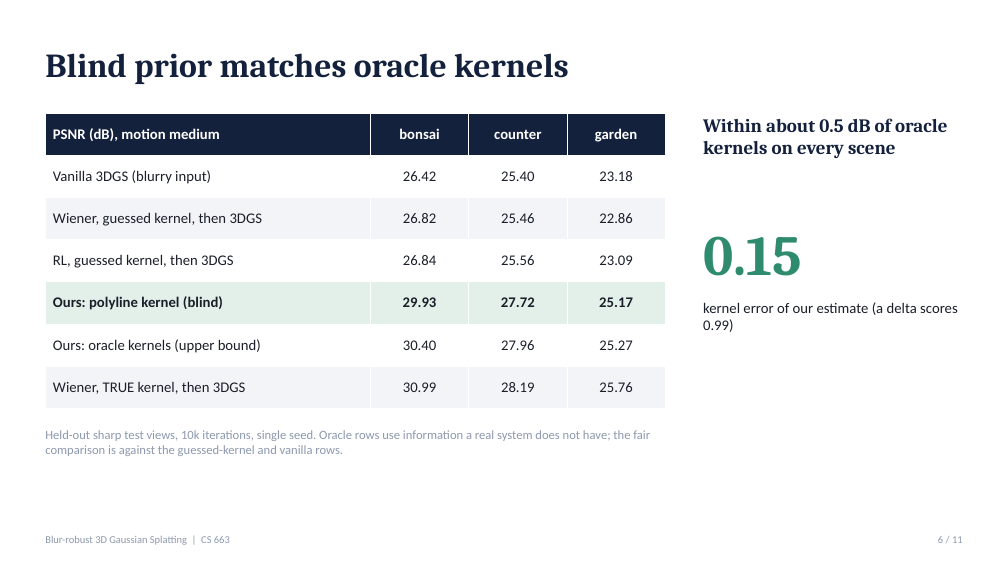
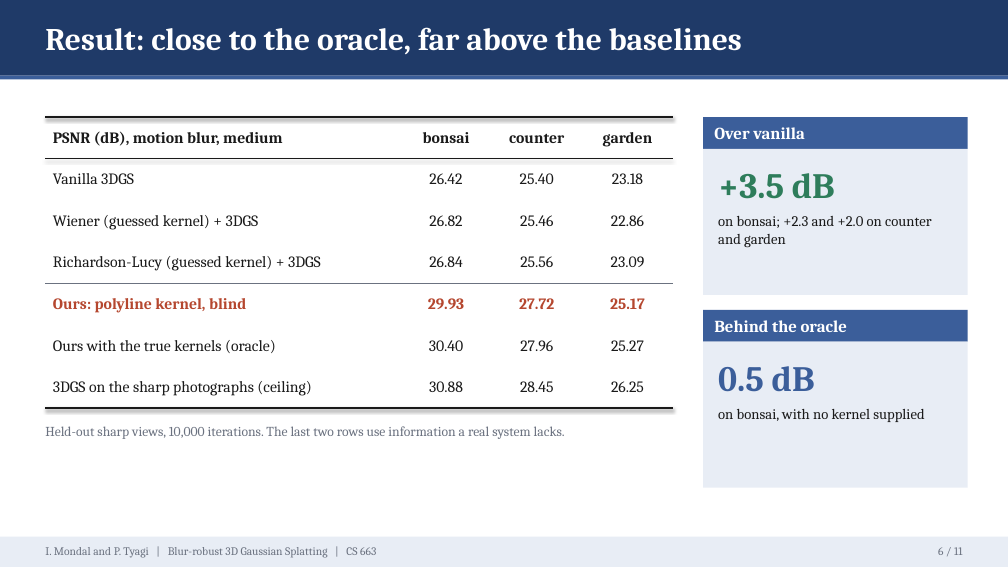
Before and after one commit to IshaanM05/blur-robust-3dgs, a slide deck: slide 6 of docs/slides.pptx. Drawn at 1008x567 pixels with LibreOffice and Linux fonts; fonts in the diff are those of the drawing. Boxes give left, top, right and bottom in pixels: in the first picture for what was removed or moved away, otherwise in the second. Text is boxed around its words. In the diff, an @@ line names an element or a change of style, - is before the commit and + after.

Commit message:
Beamer-style slide deck with typeset equations and pipeline diagram; add teammate name and roll number

```diff
--- a/docs/slides.pptx
+++ b/docs/slides.pptx
@@ rectangle added at [0,0,1008,76], fill #1F3A68 @@
@@ text at [45,27,742,54]: text changed; size 18 to 30 pt; text colour #14213D to #FFFFFF @@
-Within about 0.5 dB of oracle kernels on every scene
+Result: close to the oracle, far above the baselines
@@ text "Result: close to the oracle, ..." at [45,27,742,54]: vertical alignment top to middle @@
@@ text removed at [45,53,569,84] @@
-Blind prior matches oracle kernels
@@ rectangle added at [0,76,1008,79], fill #3B5E9A @@
@@ table at [45,117,673,408] @@
-row 1, column 1: PSNR (dB), motion medium
+row 1, column 1: PSNR (dB), motion blur, medium
-row 2, column 1: Vanilla 3DGS (blurry input)
+row 2, column 1: Vanilla 3DGS
-row 3, column 1: Wiener, guessed kernel, then 3DGS
+row 3, column 1: Wiener (guessed kernel) + 3DGS
-row 4, column 1: RL, guessed kernel, then 3DGS
+row 4, column 1: Richardson-Lucy (guessed kernel) + 3DGS
-row 5, column 1: Ours: polyline kernel (blind)
+row 5, column 1: Ours: polyline kernel, blind
-row 6, column 1: Ours: oracle kernels (upper bound)
+row 6, column 1: Ours with the true kernels (oracle)
-row 7: Wiener, TRUE kernel, then 3DGS | 30.99 | 28.19 | 25.76
+row 7: 3DGS on the sharp photographs (ceiling) | 30.88 | 28.45 | 26.25
@@ fill #14213D to none in row 1 @@
@@ fill #FFFFFF to none in 12 cells @@
@@ fill #F2F4F7 to none in 8 cells @@
@@ fill #E3F0EA to none in row 5 @@
@@ size 14 to 15 pt, font Calibri to Cambria in "bonsai", "counter", "garden", "26.42" and 14 more places @@
@@ text colour #FFFFFF to #1A1A1A in "bonsai", "counter", "garden" @@
@@ text colour #1B1F2A to #1A1A1A in "26.42", "25.40", "23.18", "26.82" and 8 more places @@
@@ text colour #1B1F2A to #B5472F in "29.93", "27.72", "25.17" @@
@@ borders changed @@
@@ table: place and size @@
-table at [45,113,665,408]
+table at [45,117,673,408]
@@ line added from (45, 117) to (673, 117), #1A1A1A 2 pt @@
@@ rectangle added at [703,117,968,149], fill #3B5E9A @@
@@ rectangle added at [703,149,968,295], fill #E8EDF5 @@
@@ text added at [714,127,805,139], 16 pt, text #FFFFFF, bold @@
+Over vanilla
@@ line added from (45, 159) to (673, 159), #1A1A1A 1 pt @@
@@ text added at [718,173,931,248], 14 pt, text #1A1A1A @@
++3.5 dB
+on bonsai; +2.3 and +2.0 on counter and garden
@@ text removed at [703,236,802,276] @@
-0.15
@@ line added from (45, 284) to (673, 284), #6B7280 0.5 pt @@
@@ text removed at [703,302,958,332] @@
-kernel error of our estimate (a delta scores 0.99)
@@ rectangle added at [703,310,968,342], fill #3B5E9A @@
@@ text added at [714,320,847,332], 16 pt, text #FFFFFF, bold @@
+Behind the oracle
@@ rectangle added at [703,342,968,488], fill #E8EDF5 @@
@@ text added at [718,366,924,422], 14 pt, text #1A1A1A @@
+0.5 dB
+on bonsai, with no kernel supplied
@@ line added from (45, 408) to (673, 408), #1A1A1A 2 pt @@
@@ text at [45,426,565,439]: text changed; size 12 to 13 pt; font Calibri to Cambria; text colour #8D99AE to #6B7280 @@
-Held-out sharp test views, 10k iterations, single seed. Oracle rows use information a real system does not have; the fair comparison is against the guessed-kernel and vanilla rows.
+Held-out sharp views, 10,000 iterations. The last two rows use information a real system lacks.
@@ rectangle added at [0,537,1008,567], fill #E8EDF5 @@
@@ text at [45,547,376,558]: text changed; size 10 to 11 pt; font Calibri to Cambria; text colour #8D99AE to #6B7280 @@
-Blur-robust 3D Gaussian Splatting | CS 663
+I. Mondal and P. Tyagi | Blur-robust 3D Gaussian Splatting | CS 663
@@ text "6 / 11": place and size @@
-text "6 / 11" at [938,536,963,543]
+text "6 / 11" at [938,547,962,555]
@@ text "6 / 11" at [938,547,962,555]: size 10 to 11 pt, font Calibri to Cambria, text colour #8D99AE to #6B7280; more space between paragraphs @@
```
Also in this commit, not shown: 3 other slides changed, 7 slides added, 7 slides removed, 9 other files.
